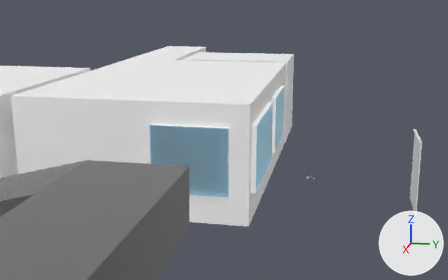
What one commit did to the Blender file Assets/Axtras/Models/Room.blend.
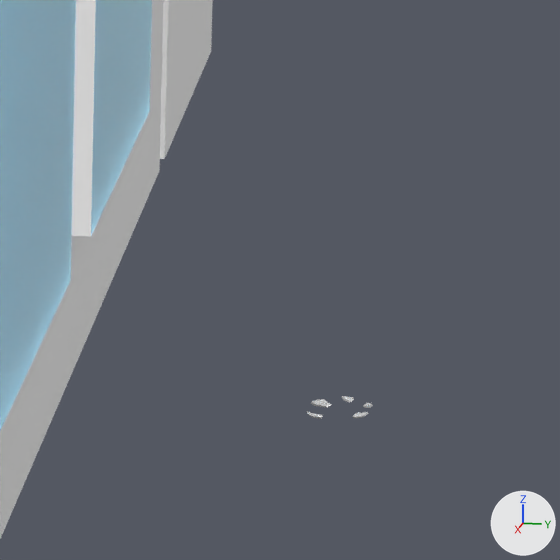
Each version is shown from a 50 mm camera at (15.14, 0.82, 4.69) aimed at (0.32, -2.15, 0.98), then close up on the part from 58% to 76% of the width and 43% to 71% of the height. Lighting does not change. The marker at lower right points along +X, +Y and +Z.

Script lines for the objects in view, before the commit:
```python
me_plane = bpy.data.meshes.new('Plane')
me_plane.from_pydata(...)  # 587 vertices, 565 faces; spans x -8.0..13.0, y -11.1..-0.5, z 0.0..3.2
# faces by material slot: [413, 22, 16, 38, 68, 8]
me_plane.materials.append(mat_walls)  # white #ffffff
me_plane.materials.append(mat_flooring_carpet)  # beige #e7d5a3
me_plane.materials.append(mat_flooring_marble)  # white #ffffff
me_plane.materials.append(mat_flooring_wood)  # brown #8f6252
me_plane.materials.append(mat_vents)  # grey #707070
me_plane.materials.append(mat_glass)
ob_room = bpy.data.objects.new('Room', me_plane)
ob_room.location = (0.0, 0.0, 0.0)
```
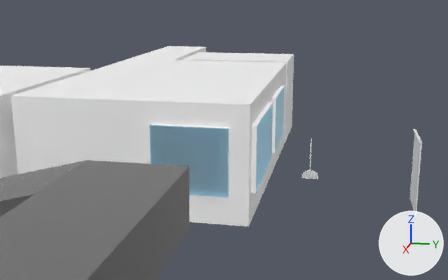
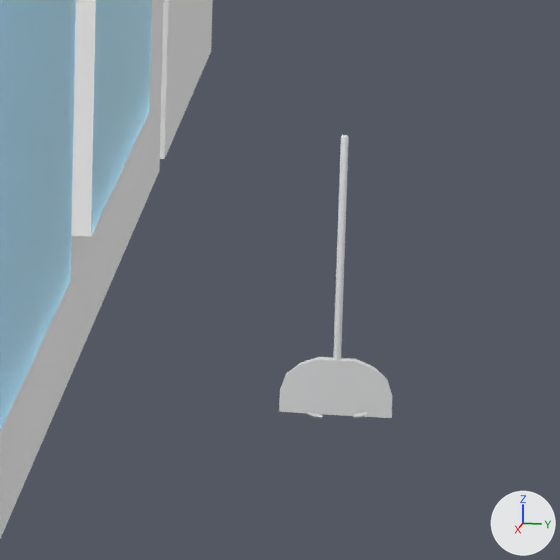
Commit message: Added broom model

Pixel boxes (x1, y1, x2, y2) of what changed, in the close-ups (560 x 560 px):
'broom', added
    after: (279, 135, 392, 418)

Diff of the bpy script that builds the scene:
```diff
--- a/Assets/Axtras/Models/Room.blend.py
+++ b/Assets/Axtras/Models/Room.blend.py
@@ me_cylinder_001 @@
+me_cylinder_001.from_pydata(...)  # 68 vertices, 53 faces; spans x -0.017..0.017, y -0.202..0.202, z -0.552..0.49
+me_cylinder_001.polygons.foreach_set('use_smooth', [True] * 53)
@@ ob_broom @@
+ob_broom = bpy.data.objects.new('broom', me_cylinder_001)
+ob_broom.location = (0.0, 0.0, 0.553)
+_m = ob_broom.modifiers.new('EdgeSplit', 'EDGE_SPLIT')
+_m.split_angle = 1.047
```
